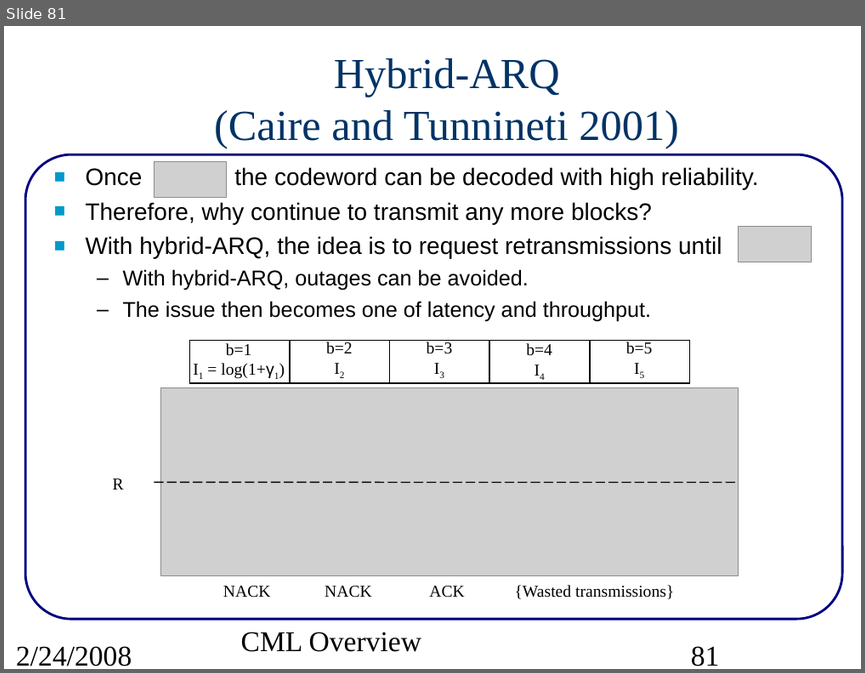
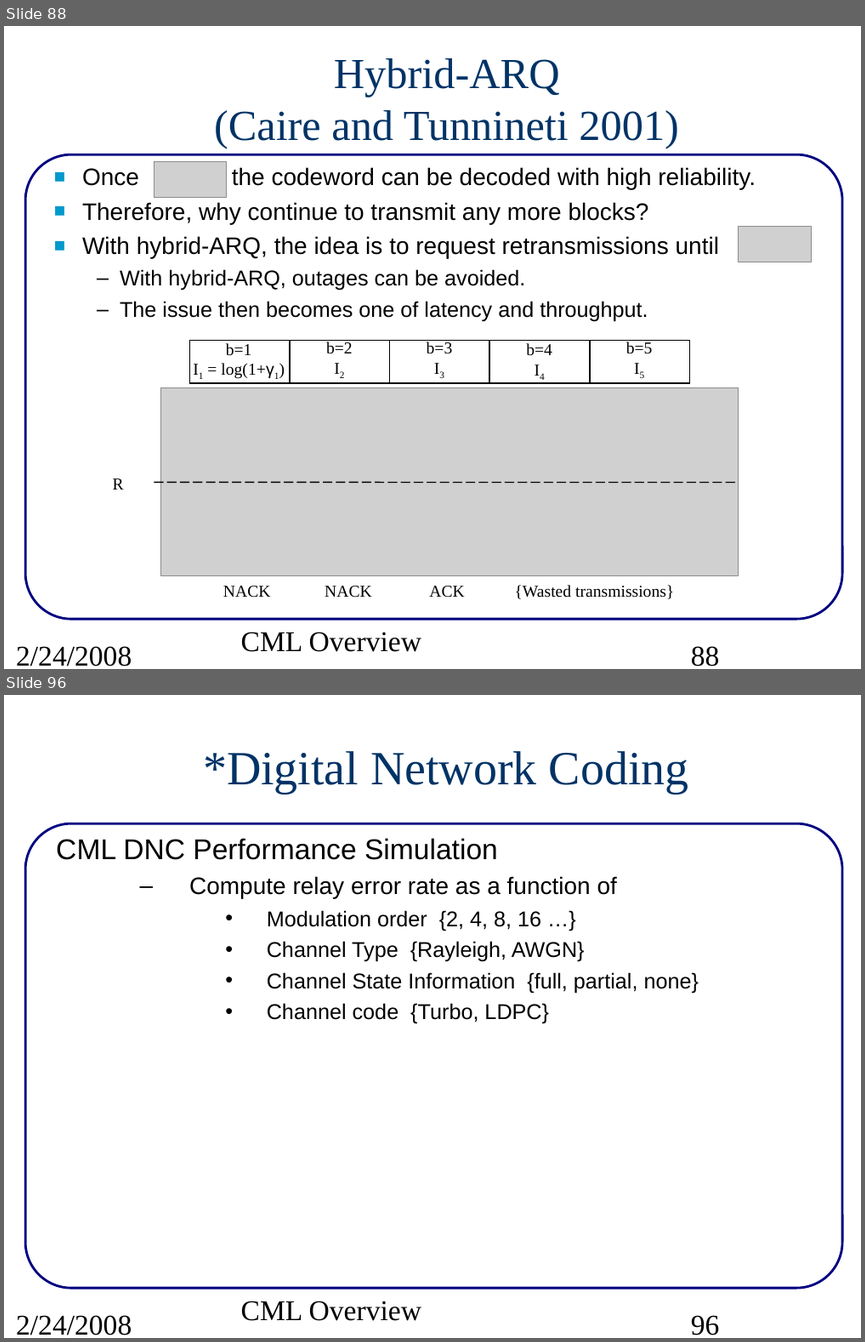
Before and after one commit to marcusmueller/iscml, a slide deck: pcs/projects/cml/doc/src/CMLoverview.ppt. Shown one above the other, each under a label of ours: slide 81 before the commit, slides 88 and 96 after it; the slides between them are not shown. The pictures are 865x673 and 865x1342 pixels, drawn with LibreOffice and Linux fonts; fonts in the diff are those of the drawing; grey boxes stand for pictures. Boxes give left, top, right and bottom in pixels: in the first picture for what was removed or moved away, otherwise in the second. Text is boxed around its words. In the diff, an @@ line names an element or a change of style, - is before the commit and + after.

Commit message:
Bug fix in J() mutual information function. Modification to DncTwrc, LdpcHmat, ExitP2P scenario files.

```diff
--- a/pcs/projects/cml/doc/src/CMLoverview.ppt
+++ b/pcs/projects/cml/doc/src/CMLoverview.ppt
@@ slide 96 added at bbox=[4, 695, 861, 1338], background #FFFFFF; not listed: 1 template element that a slide beside it also shows @@
@@ title added at bbox=[203, 751, 689, 794], 40 pt, text #003366 @@
+*Digital Network Coding
@@ text added at bbox=[56, 838, 698, 1024], 18 pt, text #000000 @@
+CML DNC Performance Simulation
+  – Compute relay error rate as a function of
+    • Modulation order {2, 4, 8, 16 …}
+    • Channel Type {Rayleigh, AWGN}
+    • Channel State Information {full, partial, none}
+    • Channel code {Turbo, LDPC}
@@ text added at bbox=[241, 1300, 421, 1321], 24 pt, text #000000 @@
+CML Overview
@@ text added at bbox=[16, 1315, 132, 1335], 24 pt, text #000000 @@
+2/24/2008
@@ page number added at bbox=[691, 1315, 720, 1335], 24 pt, text #000000 @@
+96
@@ what was slide 81 is now slide 88 @@
@@ slide 88 changed as well @@
@@ text "Once the codeword can be ..." at bbox=[82, 167, 755, 322]: indent changed @@
@@ page number at bbox=[691, 646, 720, 666]: text changed @@
-81
+88
```
Also in this commit, not shown: 91 other slides changed, 16 other slides added, 4 other files.
